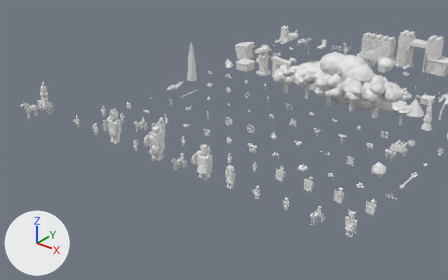
A saved change to the Blender file assets/blender/assets.blend.
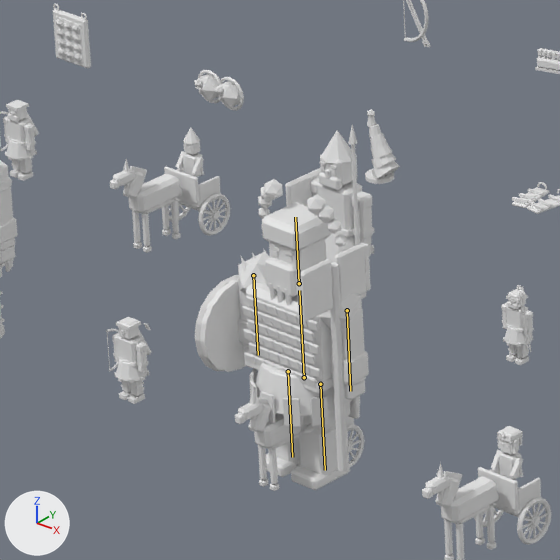
Each version is shown from a 50 mm camera at (67.7, -50.8, 37.5) aimed at (22.9, 5.2, 2.8), then close up on the part from 27% to 42% of the width and 36% to 61% of the height. The lights are fixed; the arrows at lower left show +X, +Y and +Z. The older version's two pictures come first. The bones that change, and the others that lie on the model, are drawn over the model as lines in the close-ups.

Objects in the first close-up: 'gogue', 'golias', 'mob_1_jerico', 'mob_1_mar', 'mob_2_ela', 'mob_2_jerico', 'mob_2_mar', 'mob_3_jerico', 'mob_5_ela', 'relic_efode', 'relic_oleo', 'relic_urim' and 3 more.
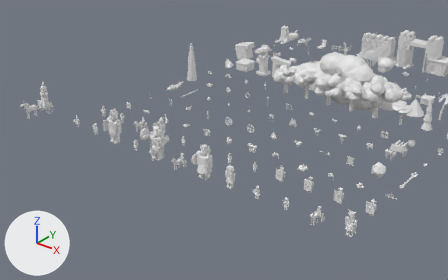
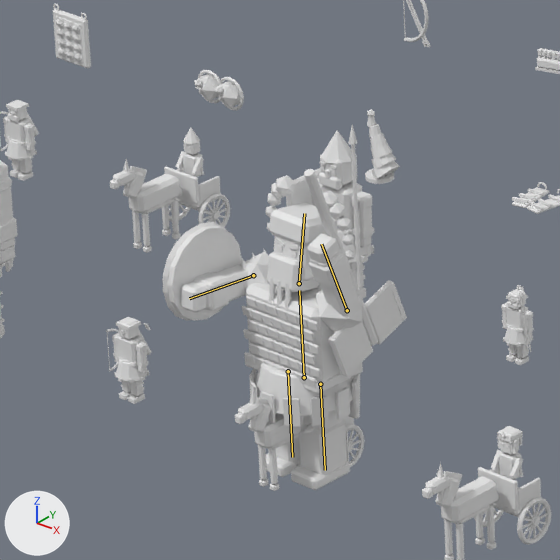
The newer file adds an action. The first version stands in its rest pose; the second is drawn at frame 8 of the action 'rei_rig|shield'.

Edits to the scene script, one JSON object a line:
```json
{"block": "bone_head", "where": "bone_head = bpy.data.objects['gogue_rig'].pose.bones['head']  # child of 'hips'"}
{"op": "set", "path": "bone_head.rotation_euler", "old": "(0.0, 0.0, 0.0)", "new": "(-0.175, 0.0, 0.0)", "note": "degrees (0, 0, 0) -> degrees (-10, 0, 0)"}
{"block": "bone_arm_l", "where": "bone_arm_l = bpy.data.objects['gogue_rig'].pose.bones['arm.L']  # child of 'hips'"}
{"op": "set", "path": "bone_arm_l.rotation_euler", "old": "(0.0, 0.0, 0.0)", "new": "(-1.658, 0.0, 0.0)", "note": "degrees (0, 0, 0) -> degrees (-95, 0, 0)"}
{"block": "bone_arm_r", "where": "bone_arm_r = bpy.data.objects['gogue_rig'].pose.bones['arm.R']  # child of 'hips'"}
{"op": "set", "path": "bone_arm_r.rotation_euler", "old": "(0.0, 0.0, 0.0)", "new": "(-2.793, 0.0, 0.0)", "note": "degrees (0, 0, 0) -> degrees (-160, 0, 0)"}
```

Where the change shows, as pixel boxes (x1, y1, x2, y2) in the close-ups (560 x 560 px):
```json
{"object": "gogue", "change": "posed", "before": [195, 179, 371, 490], "after": [163, 169, 407, 490], "on screen": "38% wider"}
{"bone": "head", "before": "(299, 283) to (295, 217)", "after": "(299, 283) to (304, 213)"}
{"bone": "arm.L", "before": "(253, 275) to (258, 355)", "after": "(253, 275) to (189, 298)"}
{"bone": "arm.R", "before": "(347, 310) to (350, 391)", "after": "(347, 310) to (321, 244)"}
```
